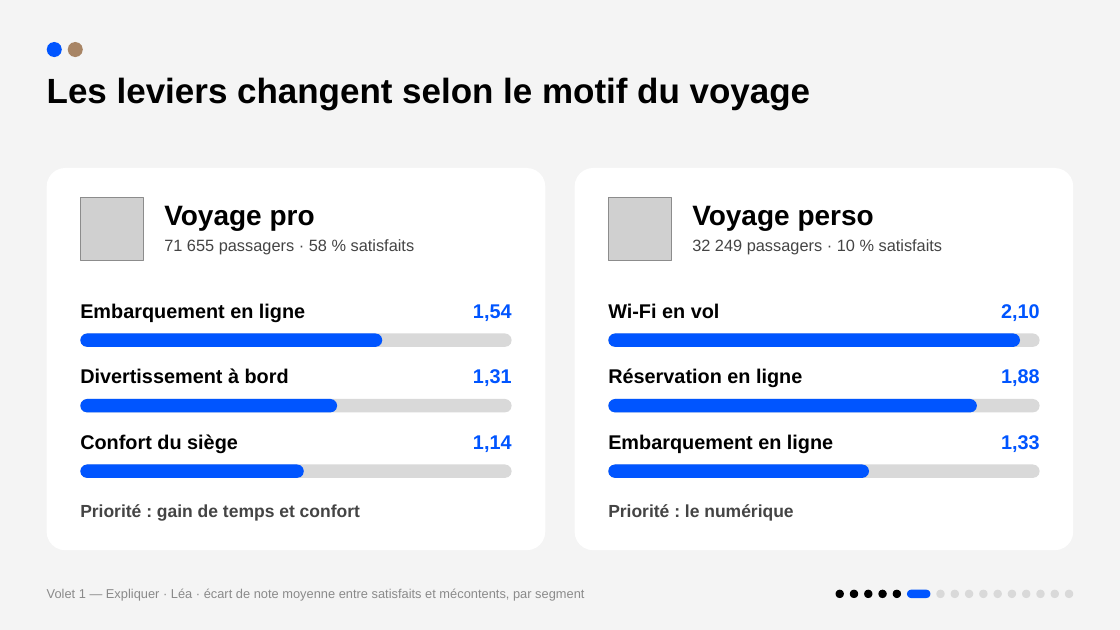
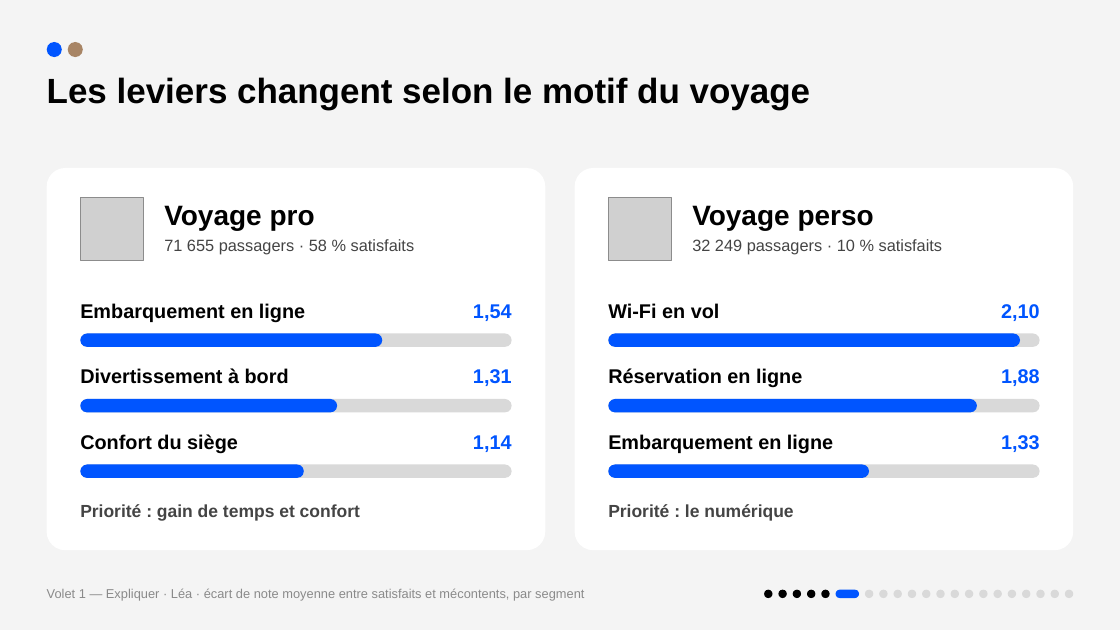
Before and after one commit to lea2110/Rush3, a slide deck: slide 6 of rapport/presentation_rush3.pptx. Drawn at 1120x630 pixels with LibreOffice and Linux fonts; fonts in the diff are those of the drawing; grey boxes stand for pictures. Boxes give left, top, right and bottom in pixels: in the first picture for what was removed or moved away, otherwise in the second. Text is boxed around its words. In the diff, an @@ line names an element or a change of style, - is before the commit and + after.

```diff
--- a/rapport/presentation_rush3.pptx
+++ b/rapport/presentation_rush3.pptx
@@ 5 ellipses, 1 rounded rectangle: place and size @@
-5 ellipses, 1 rounded rectangle at (836, 590, 931, 598)
+5 ellipses, 1 rounded rectangle at (765, 590, 860, 598)
@@ ellipse added at (865, 590, 874, 598), fill #D9D9D9 @@
@@ ellipse added at (880, 590, 888, 598), fill #D9D9D9 @@
@@ ellipse added at (894, 590, 902, 598), fill #D9D9D9 @@
@@ ellipse added at (908, 590, 917, 598), fill #D9D9D9 @@
@@ ellipse added at (923, 590, 931, 598), fill #D9D9D9 @@
```
Also in this commit, not shown: 15 other slides changed, 5 slides added, 1 other file.
